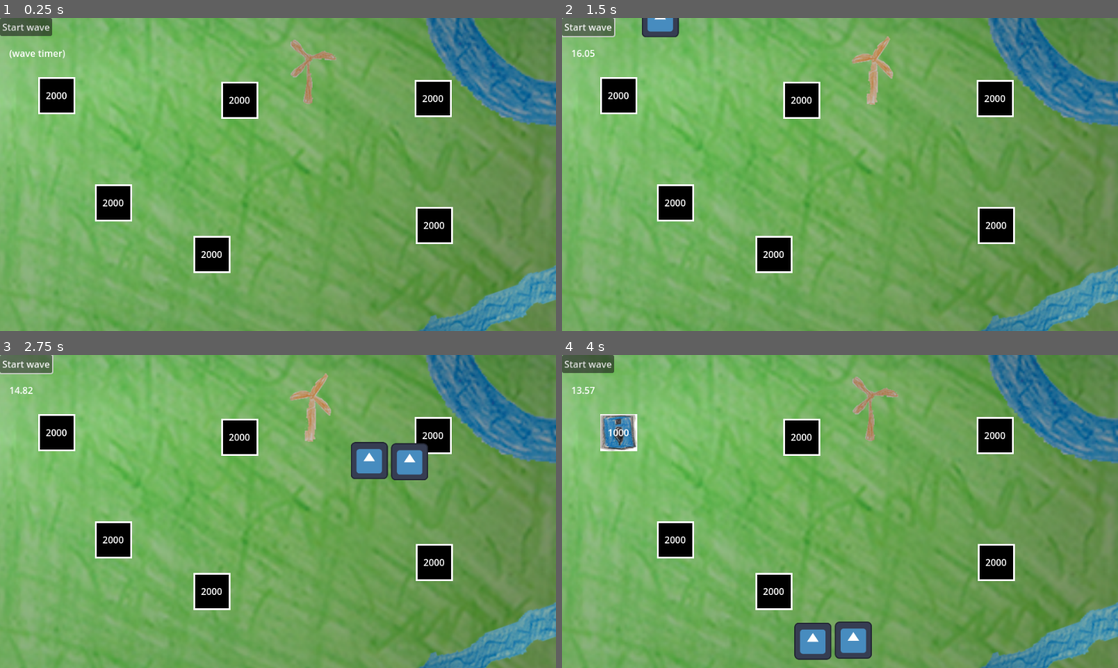
Above: before the commit, frames 1-4 (two rows, left to right).
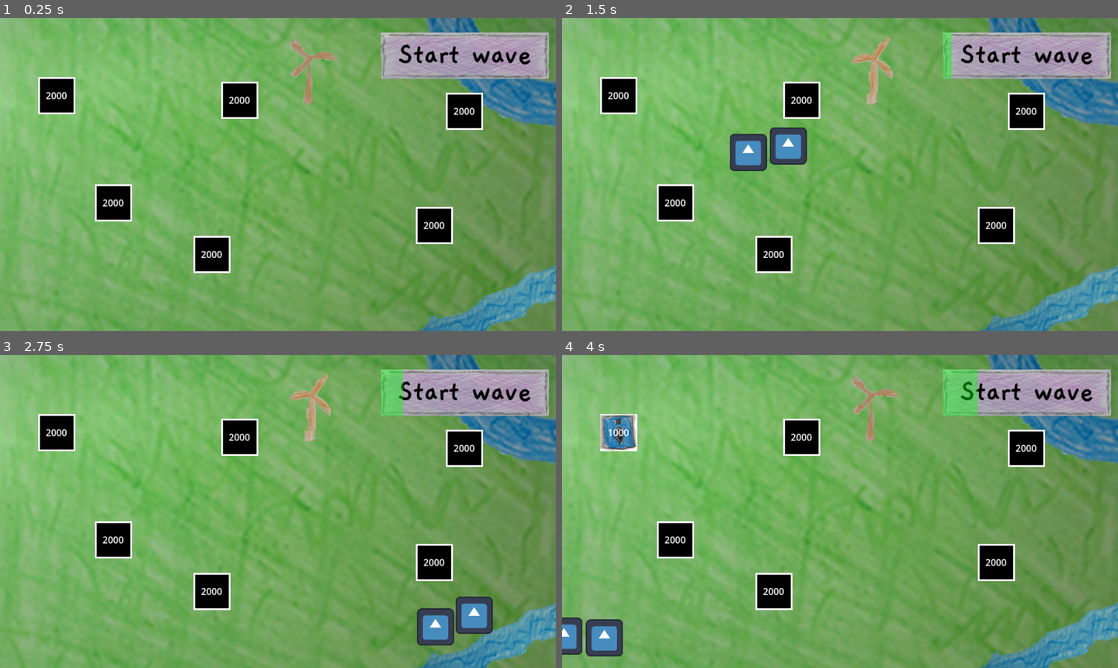
Above: after the commit, the same moments.

Repository: sjerpsthomas/lewe-game-jam
Game: Godot game, scene res://world/dummy/dummy_world.tscn
Two runs of this game, one before a commit and one after it. Both use one fixed random seed, a clock stepped at 60 frames per second and the inputs below. The engine's default icon, where the game draws it, is replaced by a stand-in: a white triangle on a blue panel in a dark square.
Inputs (mouse positions are in pixels of both pictures, inside the frame that each line leads up to):
- Up to frame 1 (0.25 s): no input
- Up to frame 2 (1.5 s): click (1029, 55) at 0.52 s; click (589, 27) at 1.25 s, where only the run before the commit has a clickable "Start wave"
- Up to frame 3 (2.75 s): click (27, 364) at 2 s, where only the run before the commit has a clickable "Start wave"
- Up to frame 4 (4 s): click (617, 433) at 2.77 s; click (617, 433) at 3.52 s

The runs differ from the first frame. In frame 1, 6.7% of the frame differs, in the area x 0-99%, y 0-36%; in frame 2, 8.7%; in frame 3, 9.7%, in the area x 0-99%, y 0-93%; in frame 4, 9.4%.

Commit message:
Add progress visual to start wave button

Diff:
--- a/tower/tower.tscn
+++ b/tower/tower.tscn
@@ -3,9 +3,8 @@
 [ext_resource type="Script" path="res://tower/tower.gd" id="1_fkpr2"]
 [ext_resource type="Texture2D" uid="uid://bowlgm1ysmpxv" path="res://tower/jassie_tower/low_sprite.png" id="2_jxwgt"]
 
-[node name="Tower" type="Node2D" node_paths=PackedStringArray("cost_label")]
+[node name="Tower" type="Node2D"]
 script = ExtResource("1_fkpr2")
-cost_label = NodePath("")
 
 [node name="Sprite2D" type="Sprite2D" parent="."]
 texture = ExtResource("2_jxwgt")
--- a/world/dummy/dummy_world.tscn
+++ b/world/dummy/dummy_world.tscn
@@ -44,6 +44,19 @@
 autoplay = "default"
 frame_progress = 0.42927
 
+[node name="Water2" type="Sprite2D" parent="Meuk" index="1"]
+position = Vector2(875, 70)
+rotation = 1.5708
+scale = Vector2(2.99, -2.99)
+texture = ExtResource("6_dbpfb")
+
+[node name="Water1" type="Sprite2D" parent="Meuk" index="2"]
+modulate = Color(0.694118, 0.921569, 0.921569, 1)
+position = Vector2(860, 507)
+rotation = 1.23395
+scale = Vector2(2, 2)
+texture = ExtResource("7_tynsp")
+
 [node name="TowerSlot" parent="TowerSlots" index="0" instance=ExtResource("3_uijt1")]
 position = Vector2(98, 134)
 
@@ -63,23 +76,13 @@
 curve = SubResource("Curve2D_h6i84")
 
 [node name="StartWave" parent="UI" index="0"]
-offset_left = 0.0
-offset_top = 0.0
-offset_right = 90.0
-offset_bottom = 31.0
+position = Vector2(658, 25)
+
+[node name="ColorRect" parent="UI/StartWave" index="3"]
+visible = false
+offset_right = 290.0
 
 [node name="TowerSlot" parent="." index="6" instance=ExtResource("3_uijt1")]
-position = Vector2(748, 139)
+position = Vector2(802, 161)
 
-[node name="Water2" type="Sprite2D" parent="." index="7"]
-position = Vector2(875, 70)
-rotation = -1.5708
-scale = Vector2(-2.99, 2.99)
-texture = ExtResource("6_dbpfb")
-
-[node name="Water1" type="Sprite2D" parent="." index="8"]
-modulate = Color(0.694118, 0.921569, 0.921569, 1)
-position = Vector2(860, 507)
-rotation = 1.23395
-scale = Vector2(2, 2)
-texture = ExtResource("7_tynsp")
+[editable path="UI/StartWave"]
--- a/world/world.gd
+++ b/world/world.gd
@@ -4,7 +4,6 @@
 
 @onready var tower_slots: Node2D = $TowerSlots
 @onready var enemies: Node2D = $Enemies
-@onready var timer_label := $UI/TimerLabel as Label
 
 @onready var enemy_path := $EnemyPath as Path2D
 
@@ -18,6 +17,7 @@
 
 var state := State.IDLE
 
+var max_subwave_timer: float
 var subwave_timer: float
 
 
@@ -31,7 +31,8 @@
 	print("Go to idle")
 
 	state = State.IDLE
-	timer_label.visible = false
+
+	$UI/StartWave/ColorRect.visible = false
 
 # -
 func _process_idle(delta: float) -> void:
@@ -42,13 +43,17 @@
 	print("Go to active")
 
 	state = State.ACTIVE
-	timer_label.visible = true
 
 	wave_file = WaveFile.new(wave_file_path)
+	max_subwave_timer = wave_file.get_total_time()
+
+	$UI/StartWave/ColorRect.visible = true
 
 # -
 func _process_active(delta: float) -> void:
-	timer_label.text = "%.2f" % (wave_file.get_total_time() - subwave_timer)
+	var wave_time := wave_file.get_total_time() - subwave_timer
+
+	$UI/StartWave/ColorRect.size.x = 290.0 * (1 - (wave_time / max_subwave_timer))
 
 	var subwave = wave_file.subwaves[0]
 
--- a/world/world.tscn
+++ b/world/world.tscn
@@ -1,6 +1,7 @@
-[gd_scene load_steps=2 format=3 uid="uid://0tktsb37lre8"]
+[gd_scene load_steps=3 format=3 uid="uid://0tktsb37lre8"]
 
 [ext_resource type="Script" path="res://world/world.gd" id="1_qlkjg"]
+[ext_resource type="PackedScene" uid="uid://crjiimdlhptc1" path="res://ui/MeukButton.tscn" id="2_nq0ww"]
 
 [node name="World" type="Node2D"]
 script = ExtResource("1_qlkjg")
@@ -19,20 +20,26 @@
 offset_bottom = 540.0
 mouse_filter = 2
 
-[node name="StartWave" type="Button" parent="UI"]
-layout_mode = 0
-offset_left = 8.0
-offset_top = 8.0
-offset_right = 98.0
-offset_bottom = 39.0
+[node name="StartWave" parent="UI" instance=ExtResource("2_nq0ww")]
+position = Vector2(651, 444)
+metadata/_edit_group_ = true
+
+[node name="Button" parent="UI/StartWave" index="0"]
+offset_right = 290.0
+
+[node name="NinePatchRect" parent="UI/StartWave" index="1"]
+offset_right = 290.0
+
+[node name="Label" parent="UI/StartWave" index="2"]
+offset_right = 290.0
 text = "Start wave"
 
-[node name="TimerLabel" type="Label" parent="UI"]
-layout_mode = 0
-offset_left = 16.0
-offset_top = 49.0
-offset_right = 146.0
-offset_bottom = 72.0
-text = "(wave timer)"
+[node name="ColorRect" type="ColorRect" parent="UI/StartWave"]
+modulate = Color(1, 1, 1, 0.407843)
+offset_bottom = 80.0
+mouse_filter = 2
+color = Color(0, 1, 0.0166667, 1)
 
 [connection signal="pressed" from="UI/StartWave" to="." method="_on_start_wave_pressed"]
+
+[editable path="UI/StartWave"]
